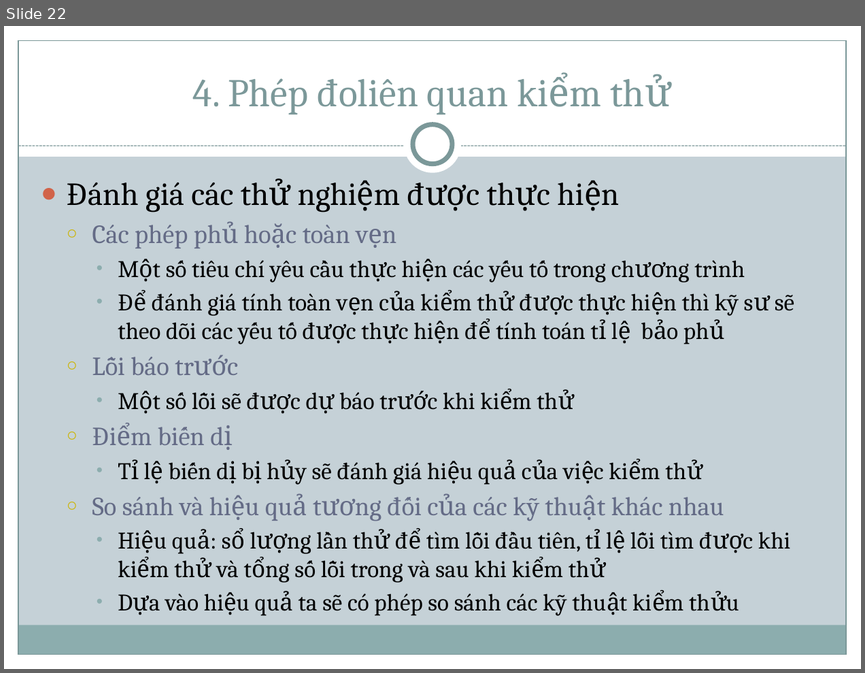
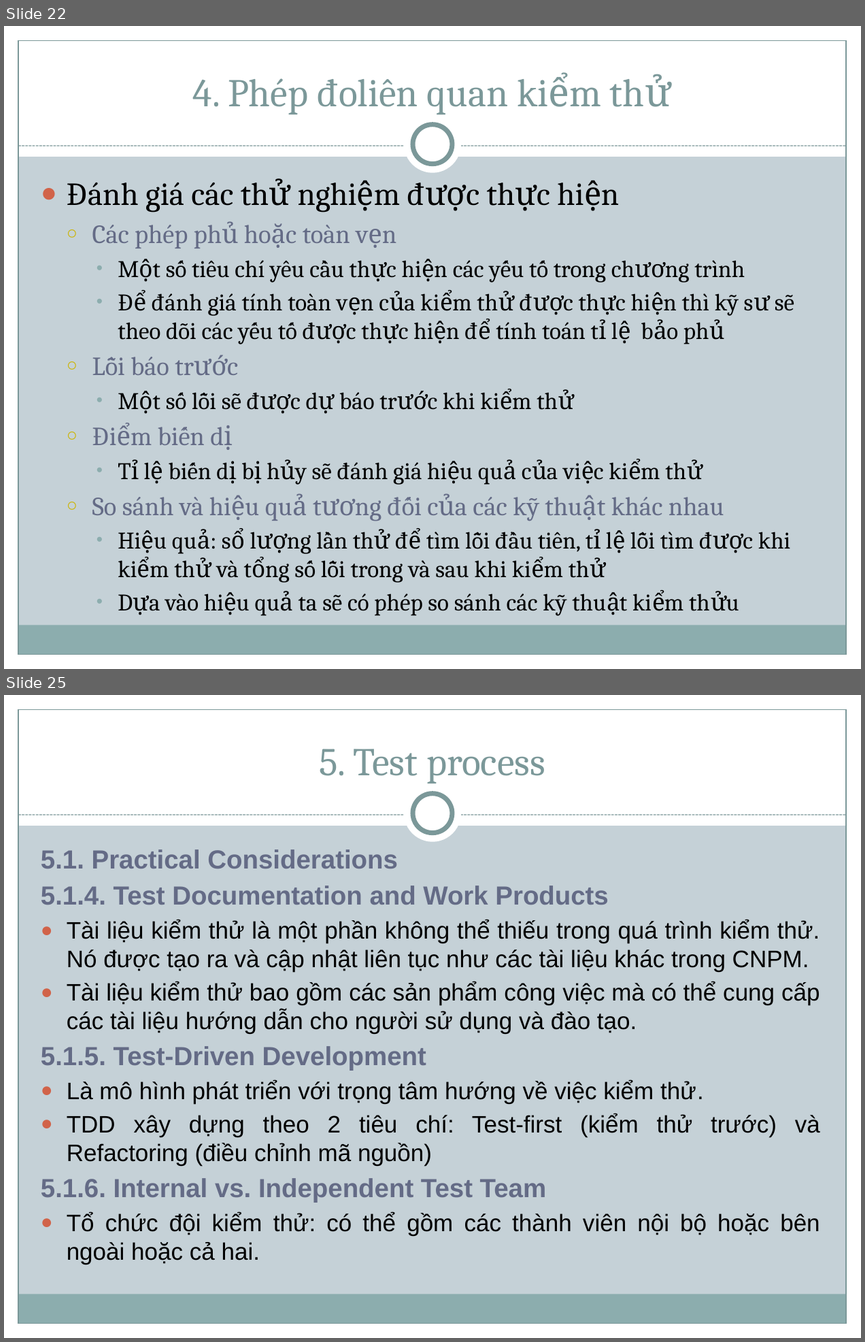
Before and after one commit to thienphamvan/chapter4, a slide deck: Slide/Chap 4 - Sofware Testing.pptx. Shown one above the other, each under a label of ours: slide 22 before the commit, slides 22 and 25 after it; the slides between them are not shown. The pictures are 865x673 and 865x1342 pixels, drawn with LibreOffice and Linux fonts; fonts in the diff are those of the drawing. Boxes give left, top, right and bottom in pixels: in the first picture for what was removed or moved away, otherwise in the second. Text is boxed around its words. In the diff, an @@ line names an element or a change of style, - is before the commit and + after.

```diff
--- a/Slide/Chap 4 - Sofware Testing.pptx
+++ b/Slide/Chap 4 - Sofware Testing.pptx
@@ slide 25 added at (4,695,861,1338), background #C5D1D7; not listed: 9 template elements that a slide beside it also shows @@
@@ title added at (319,749,545,783), 33 pt, text #7C999A @@
+5. Test process
@@ text added at (41,849,820,1264), 20 pt, text #000000 @@
+  5.1. Practical Considerations
+  5.1.4. Test Documentation and Work Products
+● Tài liệu kiểm thử là một phần không thể thiếu trong quá trình kiểm thử. Nó được tạo ra và cập nhật liên tục như các tài liệu khác trong CNPM.
+● Tài liệu kiểm thử bao gồm các sản phẩm công việc mà có thể cung cấp các tài liệu hướng dẫn cho người sử dụng và đào tạo.
+  5.1.5. Test-Driven Development
+● Là mô hình phát triển với trọng tâm hướng về việc kiểm thử.
+● TDD xây dựng theo 2 tiêu chí: Test-first (kiểm thử trước) và Refactoring (điều chỉnh mã nguồn)
+  5.1.6. Internal vs. Independent Test Team
+  ● Tổ chức đội kiểm thử: có thể gồm các thành viên nội bộ hoặc bên ngoài hoặc cả hai.
```
Also in this commit, not shown: 10 other slides added.
